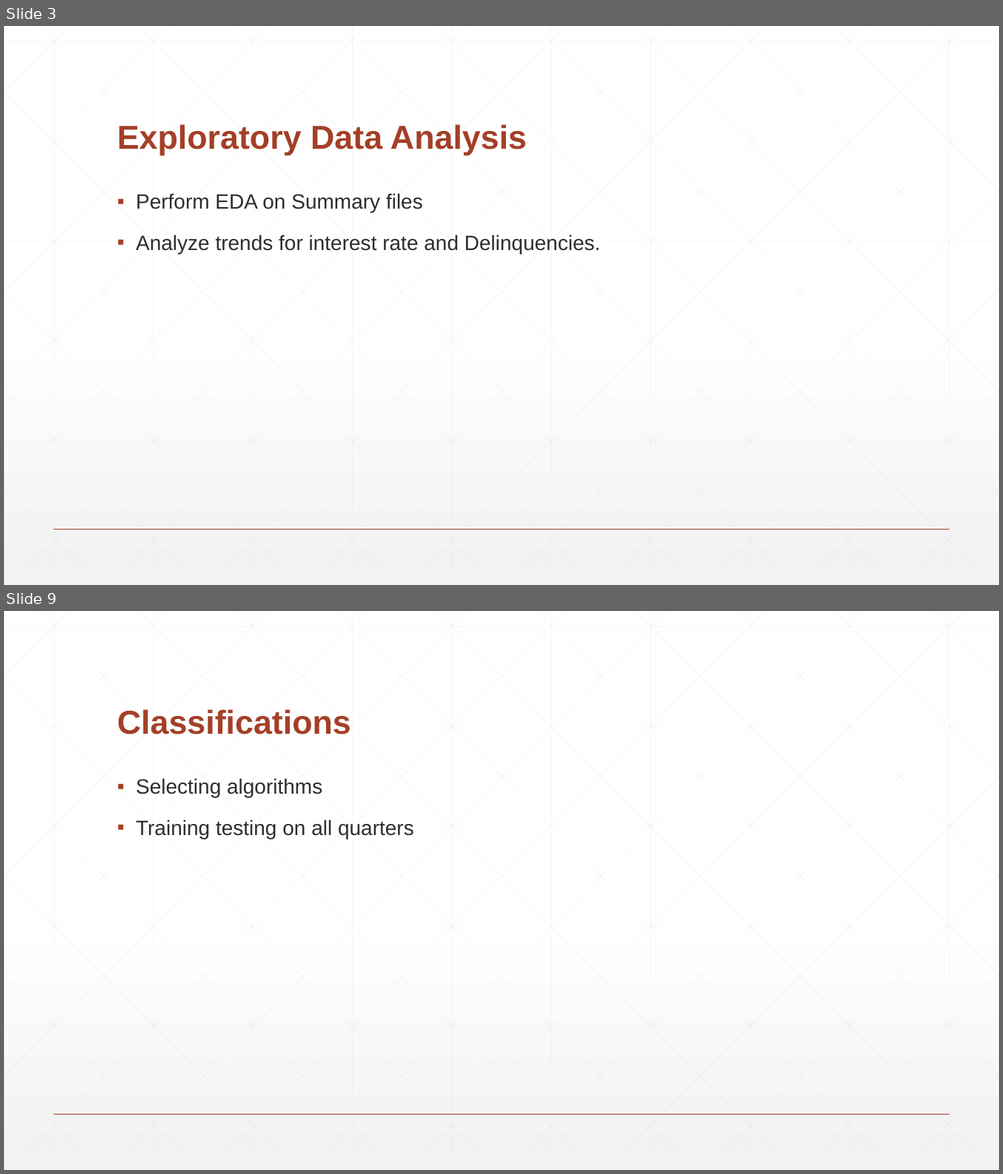
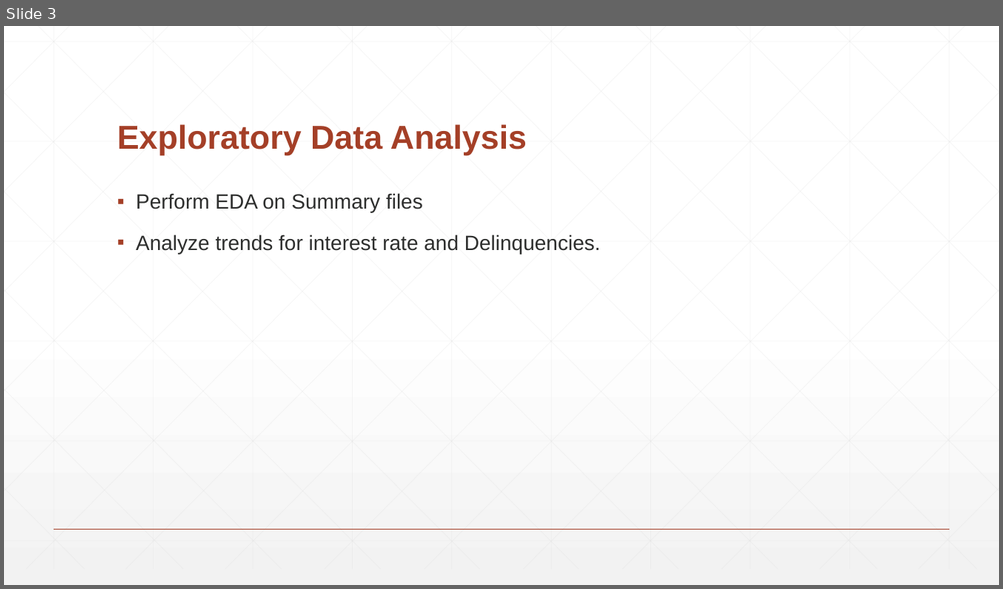
Before and after one commit to vishalsatam/PredictiveModellingOnFreddieMacLoans, a slide deck: Team1_Presentation.pptx. Shown one above the other, each under a label of ours: slides 3 and 9 before the commit, slide 3 after it; the slides between them are not shown. The pictures are 1003x1174 and 1003x589 pixels, drawn with LibreOffice and Linux fonts; fonts in the diff are those of the drawing. Boxes give left, top, right and bottom in pixels: in the first picture for what was removed or moved away, otherwise in the second. Text is boxed around its words. In the diff, an @@ line names an element or a change of style, - is before the commit and + after.

```diff
--- a/Team1_Presentation.pptx
+++ b/Team1_Presentation.pptx
@@ slide 9 removed at [4,611,999,1170], background gradient #FFFFFF to #F2F2F2; not listed: 47 template elements that a slide beside it also shows @@
@@ title removed at [117,709,351,735] @@
-Classifications
@@ text removed at [136,778,414,839] @@
-▪ Selecting algorithms
-▪ Training testing on all quarters
```
Also in this commit, not shown: 4 slides changed, 17 slides added, 3 other slides removed.
